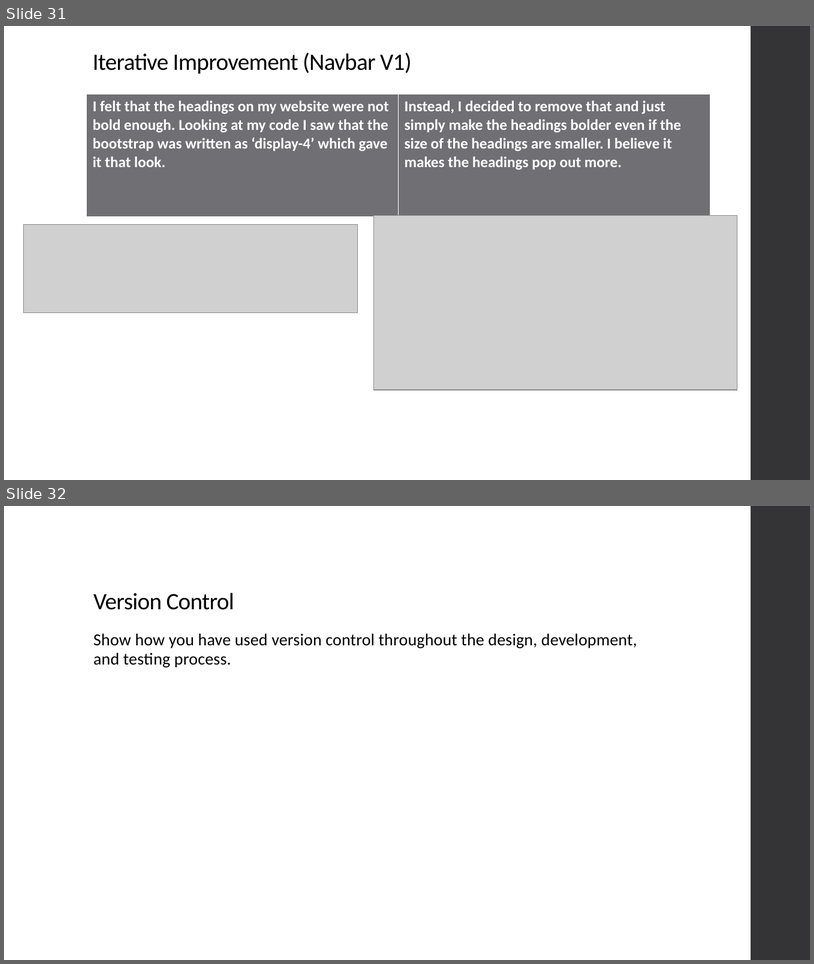
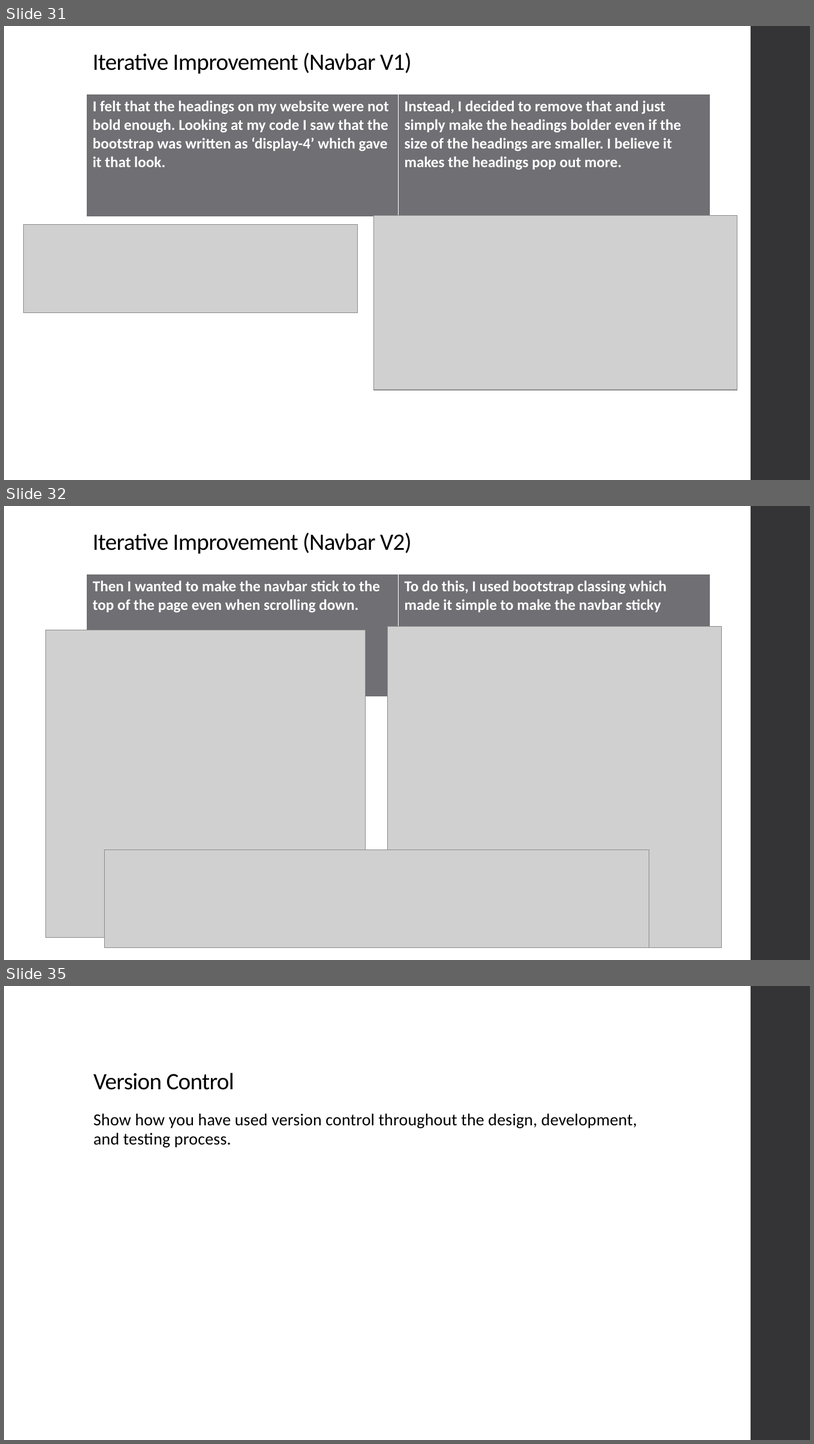
Before and after one commit to niuqaoJ-life/jollibee-fanpage, a slide deck: AS91903_91906_Evidence_Joaquin_Badenas.pptx. Shown one above the other, each under a label of ours: slides 31 and 32 before the commit, slides 31, 32 and 35 after it; the slides between them are not shown. The pictures are 814x964 and 814x1444 pixels, drawn with LibreOffice and Linux fonts; fonts in the diff are those of the drawing; grey boxes stand for pictures. Boxes give left, top, right and bottom in pixels: in the first picture for what was removed or moved away, otherwise in the second. Text is boxed around its words. In the diff, an @@ line names an element or a change of style, - is before the commit and + after.

Commit message:
Made Navbar stick to top of page

```diff
--- a/AS91903_91906_Evidence_Joaquin_Badenas.pptx
+++ b/AS91903_91906_Evidence_Joaquin_Badenas.pptx
@@ slide 32 added at (4, 506, 810, 960), background #FFFFFF; not listed: 1 template element that a slide beside it also shows @@
@@ title added at (93, 532, 412, 554), 28 pt, text #000000 @@
+Iterative Improvement (Navbar V2)
@@ table added at (87, 574, 711, 698), 1 rows, 2 columns @@
+Then I wanted to make the navbar stick to the top of the page even when scrolling down. | To do this, I used bootstrap classing which made it simple to make the navbar sticky
@@ picture added at (46, 630, 366, 937) @@
@@ picture added at (388, 627, 723, 948) @@
@@ picture added at (104, 850, 649, 948) @@
@@ what was slide 32 is now slide 35 @@
```
Also in this commit, not shown: 2 other slides added, 1 other file.
